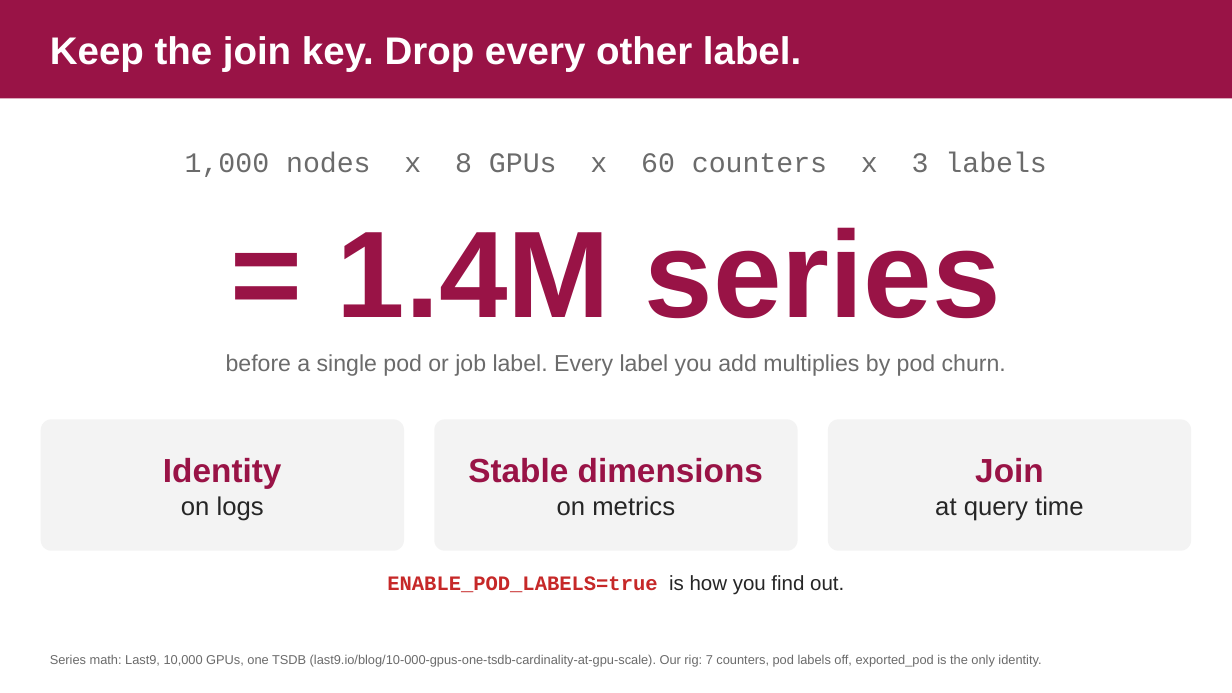
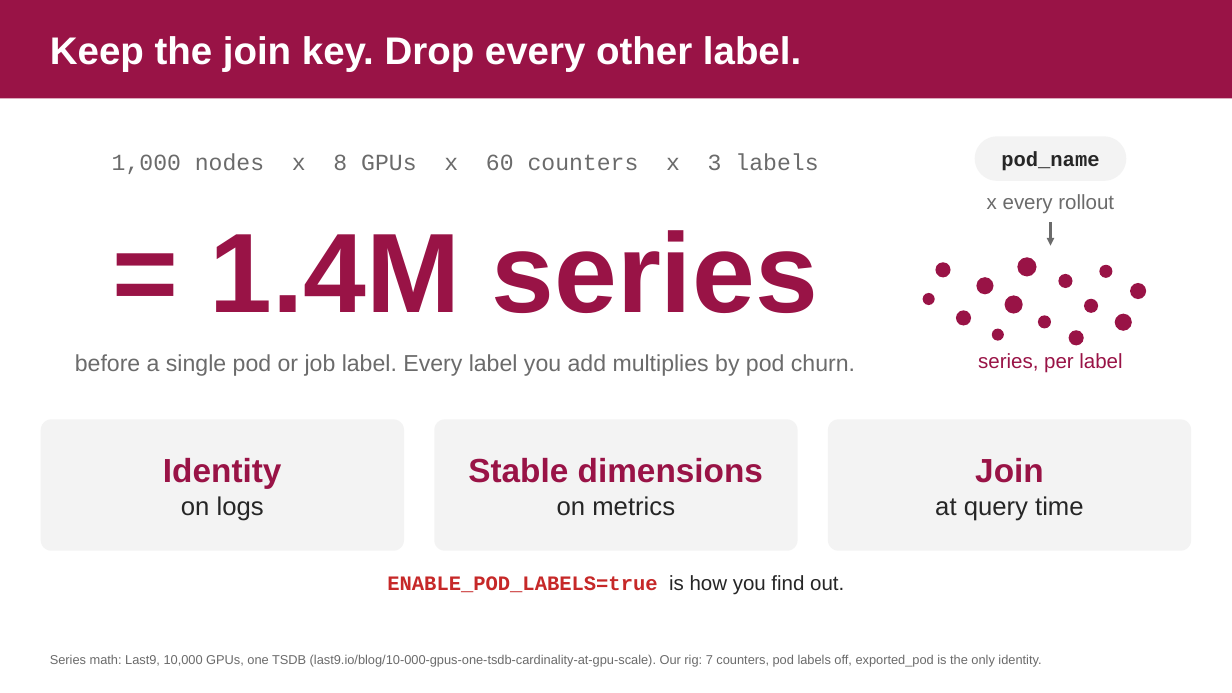
Before and after one commit to danilosilvase/gpu-observability-kubecon-na-2026, a slide deck: slide 11 of deck/kubecon-na-2026-v4.pptx. Drawn at 1232x693 pixels with LibreOffice and Linux fonts; fonts in the diff are those of the drawing; background and template pictures are left out. Boxes give left, top, right and bottom in pixels: in the first picture for what was removed or moved away, otherwise in the second. Text is boxed around its words. In the diff, an @@ line names an element or a change of style, - is before the commit and + after.

```diff
--- a/deck/kubecon-na-2026-v4.pptx
+++ b/deck/kubecon-na-2026-v4.pptx
@@ text "1,000 nodes x 8 GPUs ..." at [112,154,818,174]: size 22 to 18 pt @@
@@ rounded rectangle added at [975,137,1127,181], fill #F3F3F3, 16 pt, text #262626, bold @@
+pod_name
@@ text "= 1.4M series" at [209,230,817,313]: size 96 to 88 pt @@
@@ text added at [987,194,1114,213], 16 pt, text #6B6B6B @@
+x every rollout
@@ arrow added from (1051, 223) to (1051, 246), #6B6B6B 2 pt @@
@@ ellipse added at [935,262,950,277], fill #991346 @@
@@ ellipse added at [1018,257,1037,276], fill #991346 @@
@@ ellipse added at [1100,265,1113,278], fill #991346 @@
@@ ellipse added at [923,293,935,305], fill #991346 @@
@@ ellipse added at [977,277,994,295], fill #991346 @@
@@ ellipse added at [1005,296,1023,314], fill #991346 @@
@@ ellipse added at [1058,274,1072,287], fill #991346 @@
@@ ellipse added at [1084,299,1098,312], fill #991346 @@
@@ ellipse added at [1130,283,1146,299], fill #991346 @@
@@ ellipse added at [957,311,971,325], fill #991346 @@
@@ ellipse added at [992,329,1004,341], fill #991346 @@
@@ ellipse added at [1038,315,1051,328], fill #991346 @@
@@ ellipse added at [1115,313,1132,331], fill #991346 @@
@@ text "before a single pod or ...": place and size @@
-text "before a single pod or ..." at [226,354,1006,376]
+text "before a single pod or ..." at [75,354,855,376]
@@ text added at [978,353,1122,373], 16 pt, text #991346 @@
+series, per label
@@ ellipse added at [1069,330,1084,345], fill #991346 @@
```
Also in this commit, not shown: 13 other slides changed, 3 other files.
